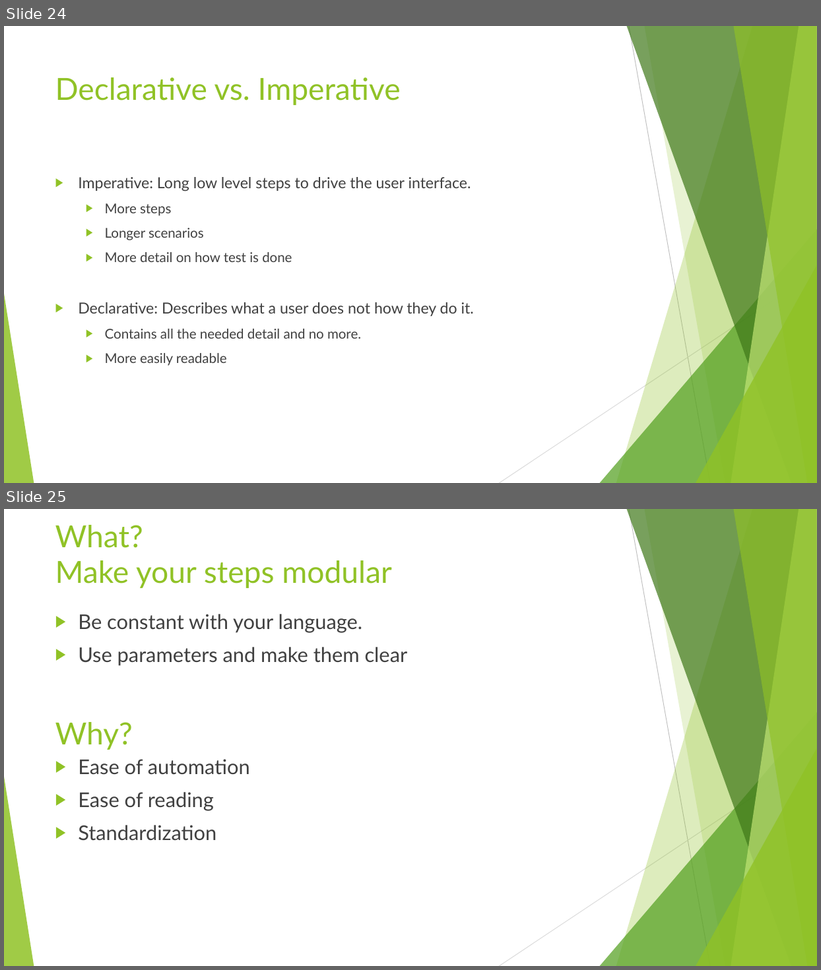
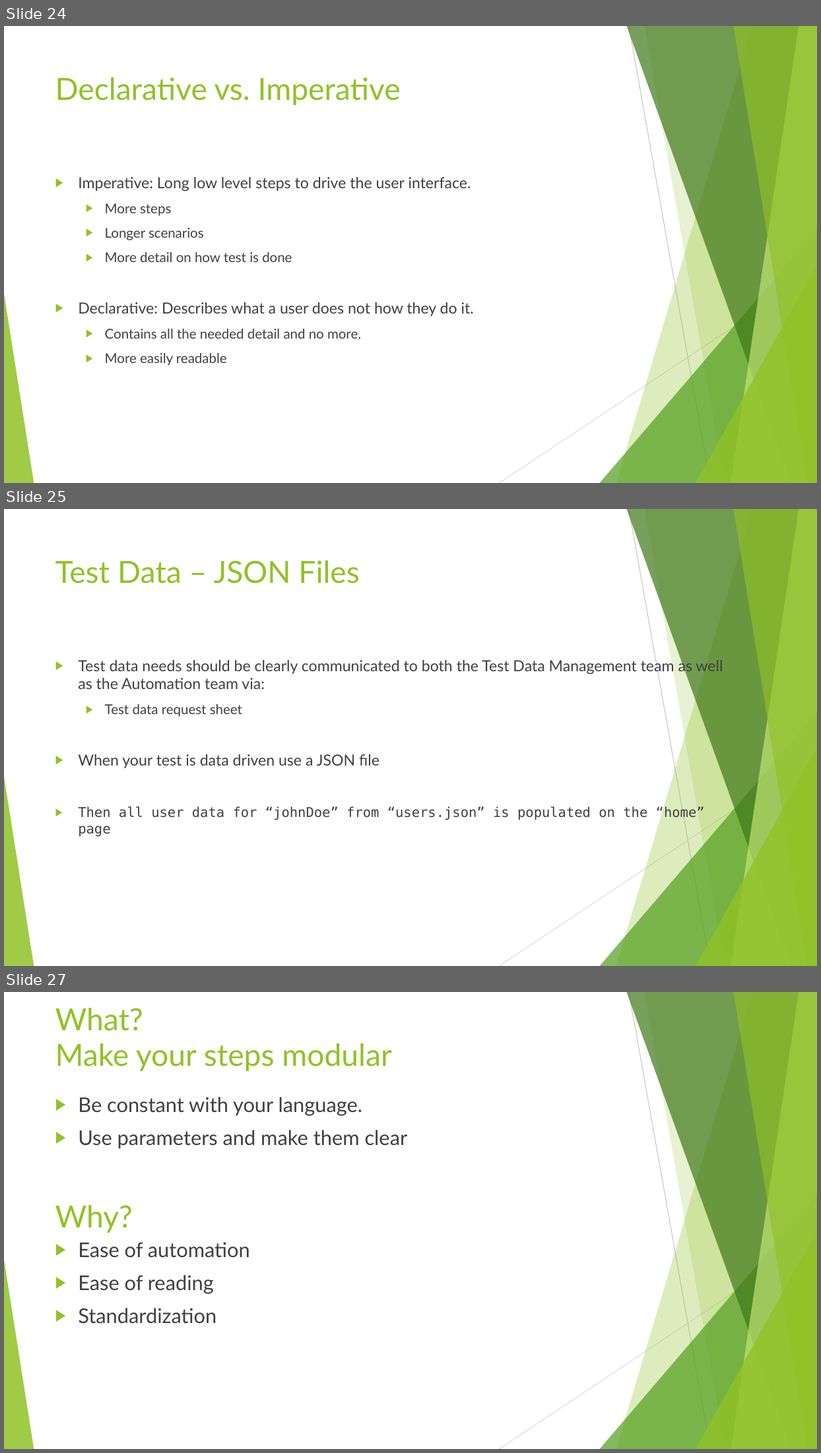
Before and after one commit to jgsheffer/glyptic_training_materials, a slide deck: cucumber/(JS)Suggested Best Practices.pptx. Shown one above the other, each under a label of ours: slides 24 and 25 before the commit, slides 24, 25 and 27 after it; the slides between them are not shown. The pictures are 821x970 and 821x1453 pixels, drawn with LibreOffice and Linux fonts; fonts in the diff are those of the drawing. Boxes give left, top, right and bottom in pixels: in the first picture for what was removed or moved away, otherwise in the second. Text is boxed around its words. In the diff, an @@ line names an element or a change of style, - is before the commit and + after.

```diff
--- a/cucumber/(JS)Suggested Best Practices.pptx
+++ b/cucumber/(JS)Suggested Best Practices.pptx
@@ slide 25 added at (x1=4, y1=509, x2=817, y2=966), background #FFFFFF; not listed: 10 template elements that a slide beside it also shows @@
@@ title added at (x1=55, y1=560, x2=359, y2=584), 36 pt, text #90C226 @@
+Test Data – JSON Files
@@ text added at (x1=78, y1=657, x2=723, y2=837), 18 pt, text #404040 @@
+▶ Test data needs should be clearly communicated to both the Test Data Management team as well as the Automation team via:
+  ▶ Test data request sheet
+▶ When your test is data driven use a JSON file
+▶ Then all user data for “johnDoe” from “users.json” is populated on the “home” page
@@ what was slide 25 is now slide 27 @@
```
Also in this commit, not shown: 1 other slide added, 24 other files.
